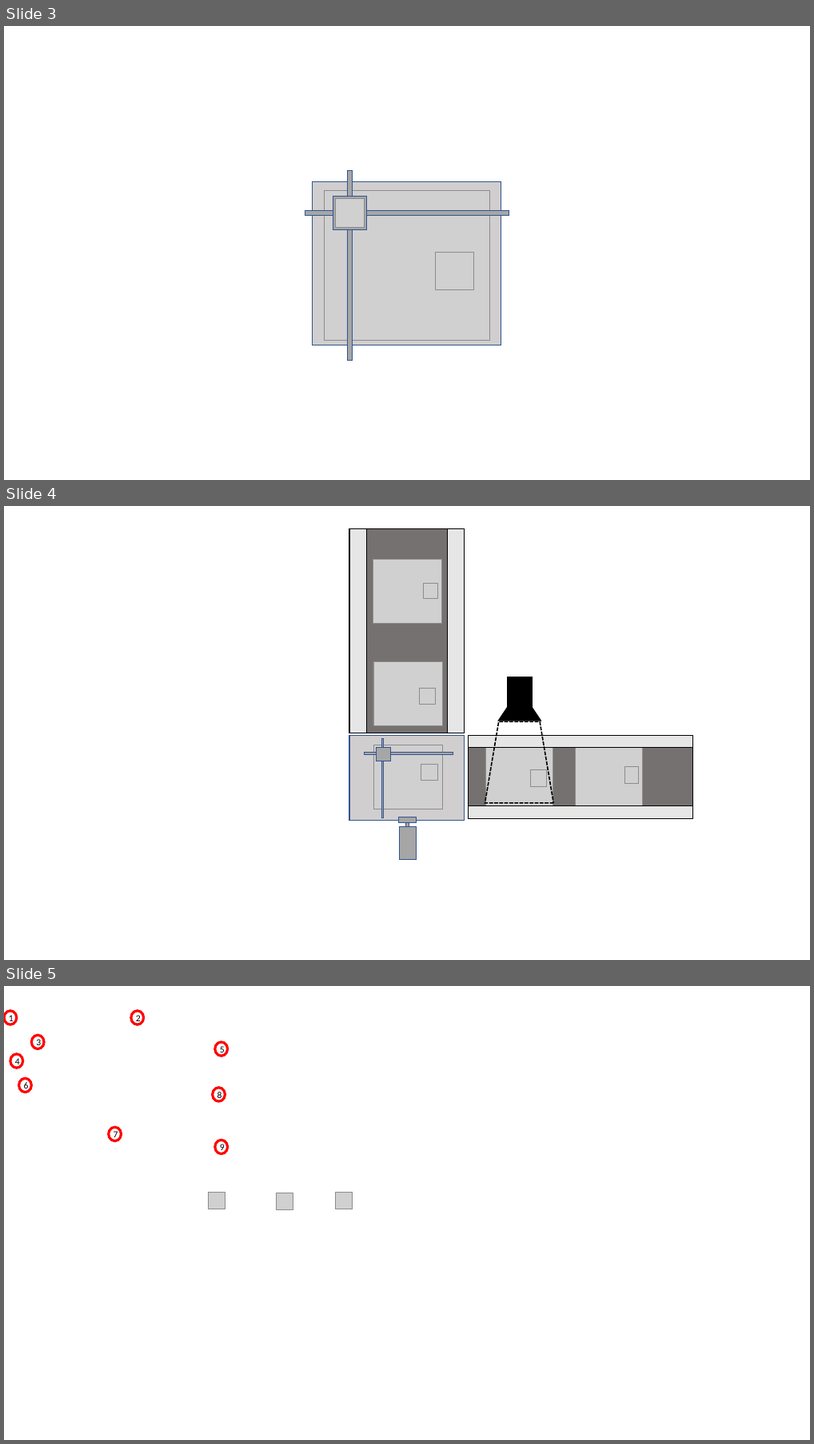
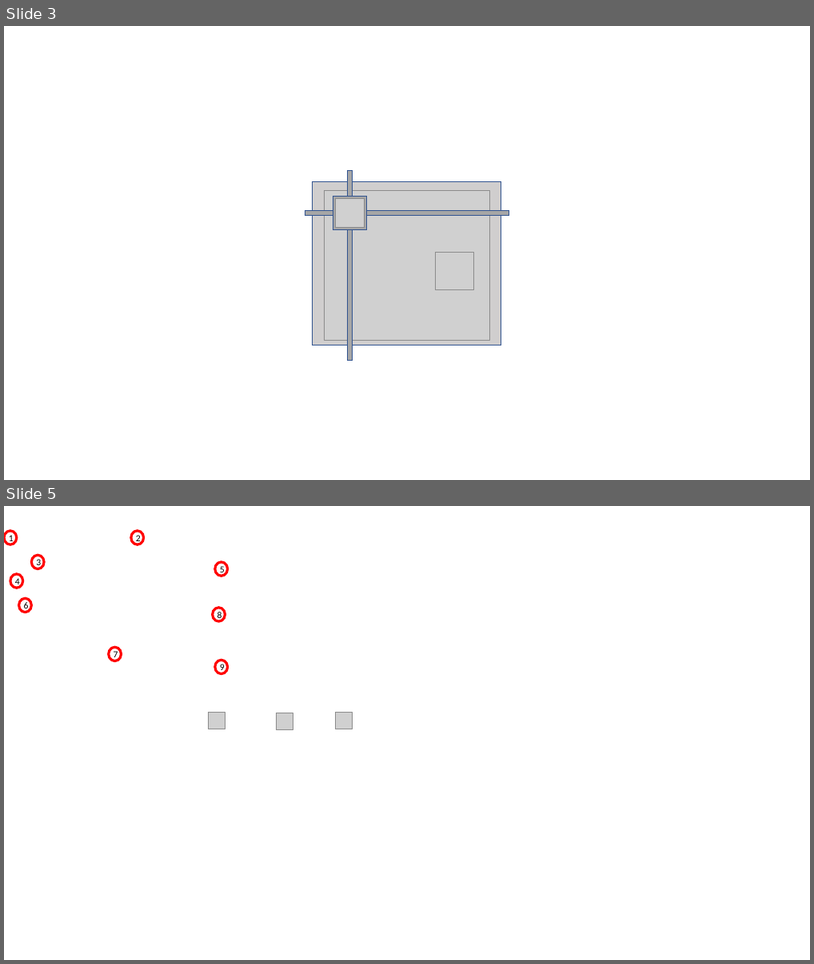
Before and after one commit to AirChord/ProjetoAutomacaoAvancada, a slide deck: Relatorio/Imagens.pptx. Shown one above the other, each under a label of ours: slides 3, 4 and 5 before the commit, slides 3 and 5 after it; the slides between them are not shown. The pictures are 814x1444 and 814x964 pixels, drawn with LibreOffice and Linux fonts; fonts in the diff are those of the drawing; grey boxes stand for pictures; background and template pictures are left out. Boxes give left, top, right and bottom in pixels: in the first picture for what was removed or moved away, otherwise in the second. Text is boxed around its words. In the diff, an @@ line names an element or a change of style, - is before the commit and + after.

```diff
--- a/Relatorio/Imagens.pptx
+++ b/Relatorio/Imagens.pptx
@@ slide 4 removed at [4, 506, 810, 960], background #FFFFFF @@
@@ rectangle removed at [350, 529, 367, 733] @@
@@ rectangle removed at [367, 528, 447, 732] @@
@@ rectangle removed at [447, 529, 465, 733] @@
@@ picture removed at [373, 560, 442, 624] @@
@@ picture removed at [424, 583, 438, 598] @@
@@ picture removed at [374, 661, 442, 725] @@
@@ picture removed at [420, 688, 436, 704] @@
@@ rectangle removed at [508, 678, 532, 708] @@
@@ flow chart manual operation removed at [486, 721, 554, 803] @@
@@ flow chart manual operation removed at [499, 708, 540, 720] @@
@@ rectangle removed at [469, 735, 693, 748] @@
@@ picture removed at [486, 740, 554, 810] @@
@@ picture removed at [576, 740, 643, 810] @@
@@ group removed at [350, 736, 464, 820]: 4 rectangles, 2 pictures @@
@@ rectangle removed at [469, 748, 693, 806] @@
@@ picture removed at [626, 767, 639, 783] @@
@@ picture removed at [531, 770, 546, 787] @@
@@ rectangle removed at [399, 817, 417, 822] @@
@@ rectangle removed at [469, 805, 693, 818] @@
@@ rectangle removed at [400, 826, 417, 860] @@
@@ rectangle removed at [406, 822, 410, 857] @@
```
Also in this commit, not shown: 6 slides added, 12 other files.
